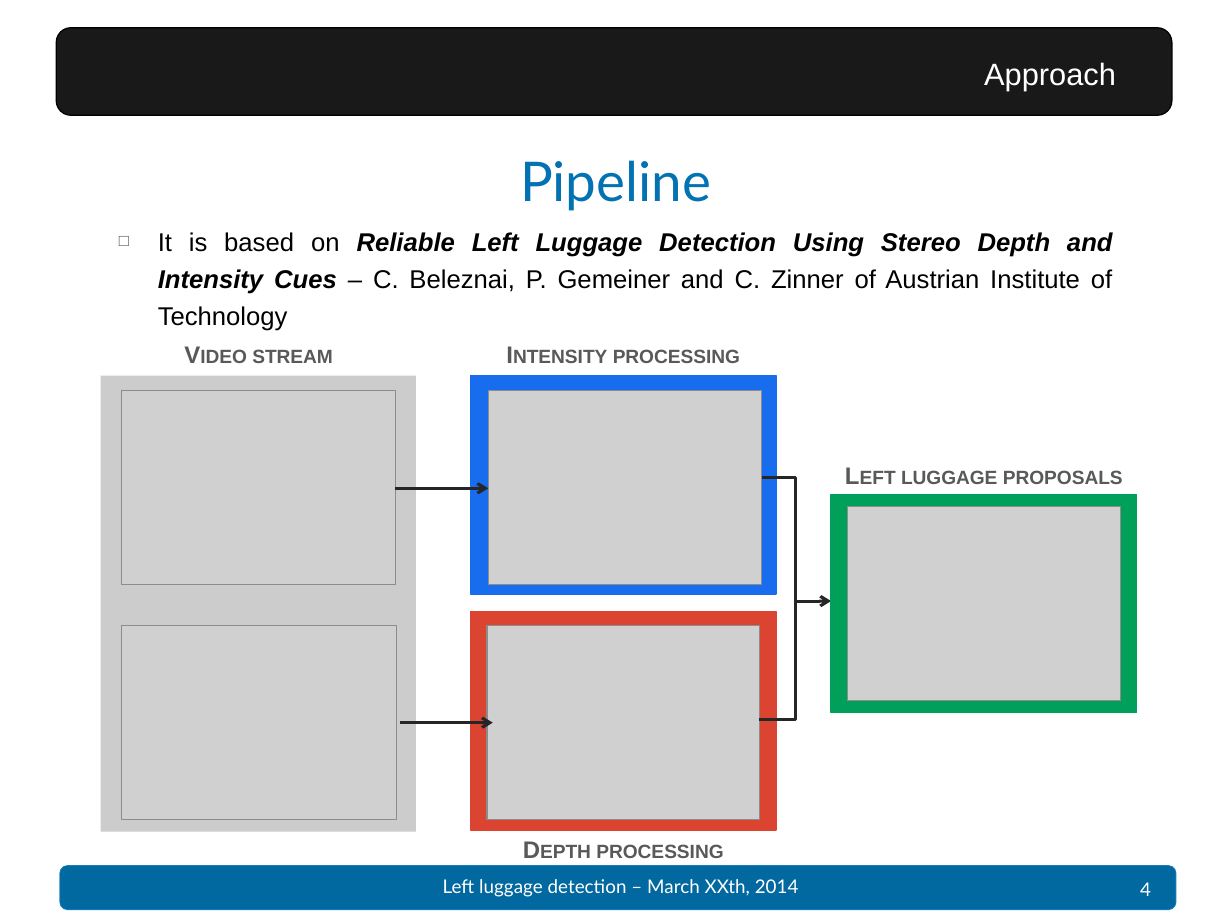
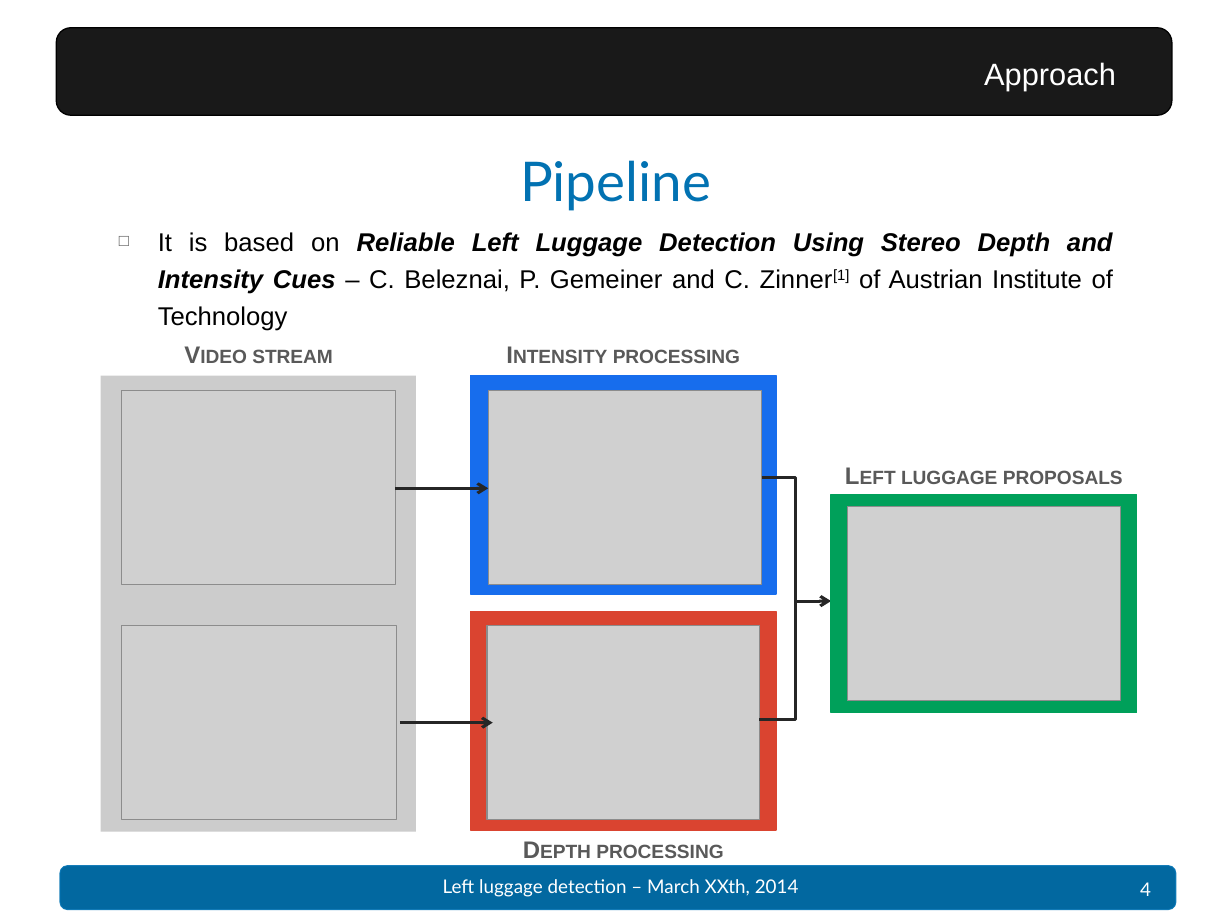
Before and after one commit to Dining-Engineers/left-luggage-detection, a slide deck: slide 4 of docs/Presentation - Left luggage detection.pptx. Drawn at 1232x924 pixels with LibreOffice and Linux fonts; fonts in the diff are those of the drawing; grey boxes stand for pictures; background and template pictures are left out. Boxes give left, top, right and bottom in pixels: in the first picture for what was removed or moved away, otherwise in the second. Text is boxed around its words. In the diff, an @@ line names an element or a change of style, - is before the commit and + after.

```diff
--- a/docs/Presentation - Left luggage detection.pptx
+++ b/docs/Presentation - Left luggage detection.pptx
@@ text at bbox=[158, 232, 1113, 331]: text changed @@
-□ It is based on Reliable Left Luggage Detection Using Stereo Depth and Intensity Cues – C. Beleznai, P. Gemeiner and C. Zinner of Austrian Institute of Technology
+□ It is based on Reliable Left Luggage Detection Using Stereo Depth and Intensity Cues – C. Beleznai, P. Gemeiner and C. Zinner[1] of Austrian Institute of Technology
```
Also in this commit, not shown: 3 other slides changed, 4 slides added.
